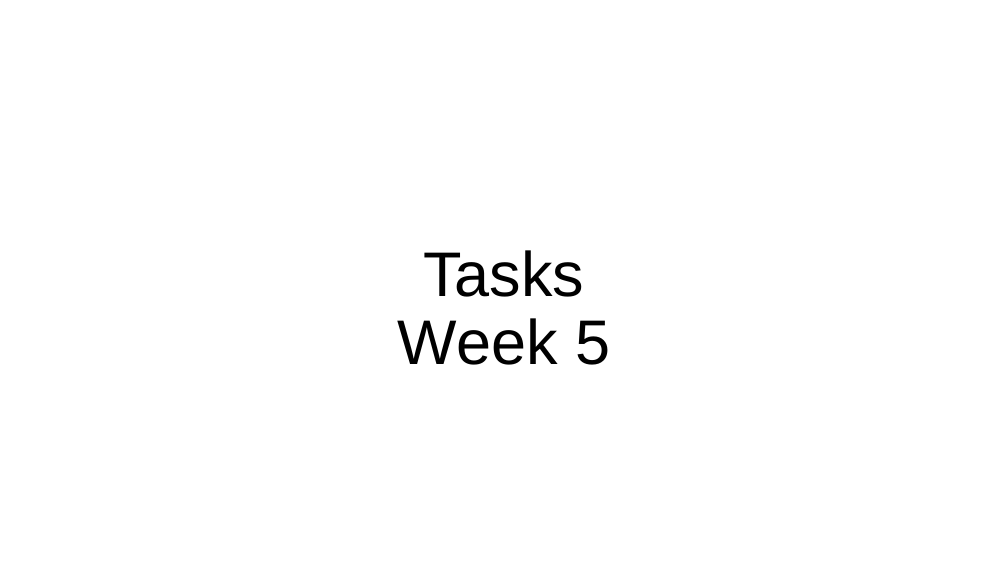
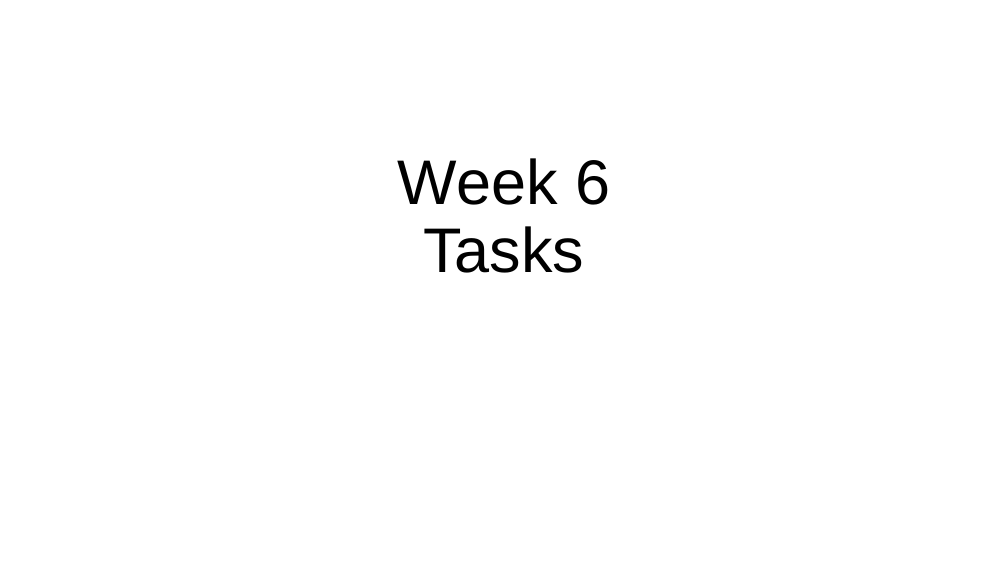
Before and after one commit to columbiaviz/columbiaviz.github.io, a slide deck: slide 1 of 2020s_w6998/lecs/05_tasks.pptx. Drawn at 1008x567 pixels with LibreOffice and Linux fonts; fonts in the diff are those of the drawing. Boxes give left, top, right and bottom in pixels: in the first picture for what was removed or moved away, otherwise in the second. Text is boxed around its words. In the diff, an @@ line names an element or a change of style, - is before the commit and + after.

```diff
--- a/2020s_w6998/lecs/05_tasks.pptx
+++ b/2020s_w6998/lecs/05_tasks.pptx
@@ title at (398, 158, 610, 273): text changed @@
-Tasks
-Week 5
+Week 6
+Tasks
```
Also in this commit, not shown: 2 other slides changed, 9 slides added, 5 slides removed.
